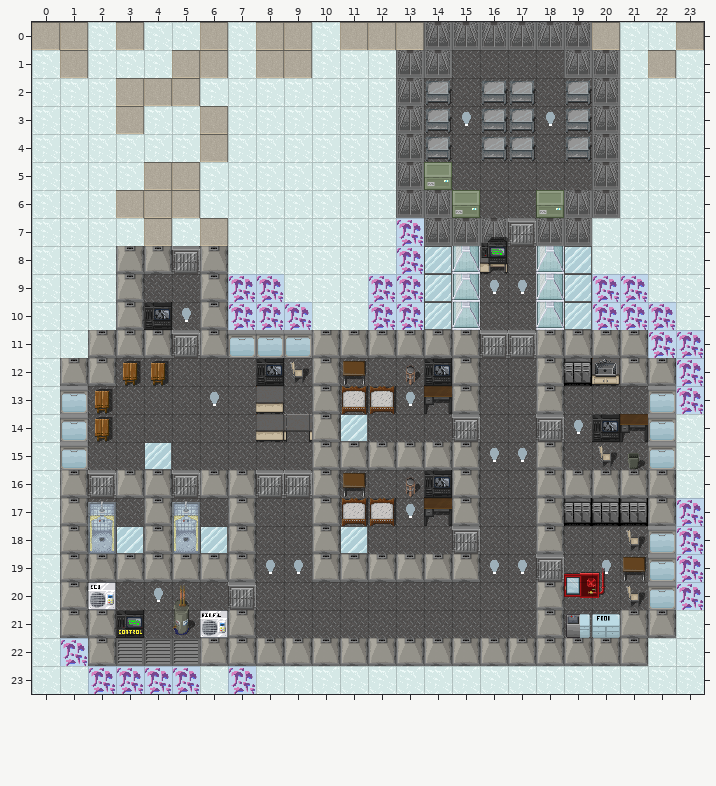
A Tiled map gets an edit: 0.2/Maps/Clinic.tmx. The first picture shows the starting point.
Cells are 32x32 px. Shown: x 0..23, y 0..23.
Now the later version:
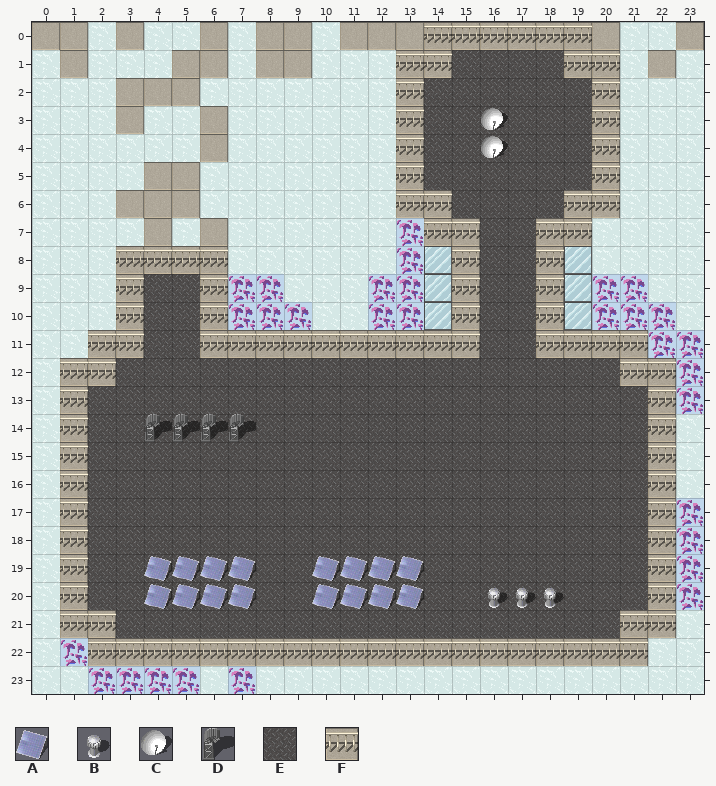
Key: from "Furniture_Normal": A 31, B 34, C 35, D 36; from "Terrain_Floors": E 6, F 22.
_ is an empty cell.
Tiles of an added or newly shown layer are drawn over the layers below it.
Difference:
{"where": "layer \"01 Terrain\" (now shown)"}
{"y":0,"x":14,"old":"______","new":"FFFFFF"}
{"y":1,"x":13,"old":"__","new":"FF"}
{"y":1,"x":19,"old":"__","new":"FF"}
{"y":2,"x":13,"old":"__","new":"FE"}
{"y":2,"x":16,"old":"__","new":"EE"}
{"y":2,"x":19,"old":"__","new":"EF"}
{"y":3,"x":13,"old":"________","new":"FEEEEEEF"}
{"y":4,"x":13,"old":"__","new":"FE"}
{"y":4,"x":16,"old":"__","new":"EE"}
{"y":4,"x":19,"old":"__","new":"EF"}
{"y":5,"x":13,"old":"__","new":"FE"}
{"y":5,"x":20,"old":"_","new":"F"}
{"y":6,"x":13,"old":"___","new":"FFE"}
{"y":6,"x":18,"old":"___","new":"EFF"}
{"y":7,"x":14,"old":"______","new":"FFEEFF"}
{"y":8,"x":3,"old":"____","new":"FFFF"}
{"y":8,"x":15,"old":"__","new":"FE"}
{"y":8,"x":18,"old":"_","new":"F"}
{"y":9,"x":3,"old":"_","new":"F"}
{"y":9,"x":6,"old":"_","new":"F"}
{"y":9,"x":15,"old":"____","new":"FEEF"}
{"y":10,"x":3,"old":"____","new":"FEEF"}
{"y":10,"x":15,"old":"_","new":"F"}
{"y":10,"x":18,"old":"_","new":"F"}
{"y":11,"x":2,"old":"____________________","new":"FFEEFFFFFFFFFFEEFFFF"}
{"y":12,"x":1,"old":"____","new":"FFEE"}
{"y":12,"x":8,"old":"____","new":"EEEE"}
{"y":12,"x":13,"old":"___","new":"EEE"}
{"y":12,"x":18,"old":"_____","new":"EEEFF"}
{"y":13,"x":1,"old":"__","new":"FE"}
{"y":13,"x":6,"old":"_","new":"E"}
{"y":13,"x":8,"old":"_","new":"E"}
{"y":13,"x":10,"old":"______","new":"EEEEEE"}
{"y":13,"x":18,"old":"_","new":"E"}
{"y":13,"x":22,"old":"_","new":"F"}
{"y":14,"x":1,"old":"__","new":"FE"}
{"y":14,"x":4,"old":"________","new":"EEEEEEEE"}
{"y":14,"x":15,"old":"_","new":"E"}
{"y":14,"x":18,"old":"_____","new":"EEEEF"}
{"y":15,"x":1,"old":"_","new":"F"}
{"y":15,"x":4,"old":"_","new":"E"}
{"y":15,"x":10,"old":"_________","new":"EEEEEEEEE"}
{"y":15,"x":20,"old":"___","new":"EEF"}
{"y":16,"x":1,"old":"___________","new":"FEEEEEEEEEE"}
{"y":16,"x":13,"old":"___","new":"EEE"}
{"y":16,"x":18,"old":"_____","new":"EEEEF"}
{"y":17,"x":1,"old":"__","new":"FE"}
{"y":17,"x":4,"old":"__","new":"EE"}
{"y":17,"x":7,"old":"_","new":"E"}
{"y":17,"x":10,"old":"______","new":"EEEEEE"}
{"y":17,"x":18,"old":"_____","new":"EEEEF"}
{"y":18,"x":1,"old":"_______","new":"FEEEEEE"}
{"y":18,"x":10,"old":"__","new":"EE"}
{"y":18,"x":15,"old":"_","new":"E"}
{"y":18,"x":18,"old":"_","new":"E"}
{"y":18,"x":21,"old":"__","new":"EF"}
{"y":19,"x":1,"old":"______________________","new":"FEEEEEEEEEEEEEEEEEEEEF"}
{"y":20,"x":1,"old":"__","new":"FE"}
{"y":20,"x":4,"old":"____","new":"EEEE"}
{"y":20,"x":10,"old":"____","new":"EEEE"}
{"y":20,"x":16,"old":"_______","new":"EEEEEEF"}
{"y":21,"x":1,"old":"___","new":"FFE"}
{"y":21,"x":5,"old":"___","new":"EEE"}
{"y":21,"x":18,"old":"_____","new":"EEEFF"}
{"y":22,"x":2,"old":"____________________","new":"FFFFFFFFFFFFFFFFFFFF"}
{"where": "layer \"01 Furniture\" (now shown)"}
{"y":3,"x":16,"old":"_","new":"C"}
{"y":4,"x":16,"old":"_","new":"C"}
{"y":14,"x":4,"old":"____","new":"DDDD"}
{"y":19,"x":4,"old":"____","new":"AAAA"}
{"y":19,"x":10,"old":"____","new":"AAAA"}
{"y":20,"x":4,"old":"____","new":"AAAA"}
{"y":20,"x":10,"old":"____","new":"AAAA"}
{"y":20,"x":16,"old":"___","new":"BBB"}
{"label":"added","picture_box":[60,22,676,666]}
